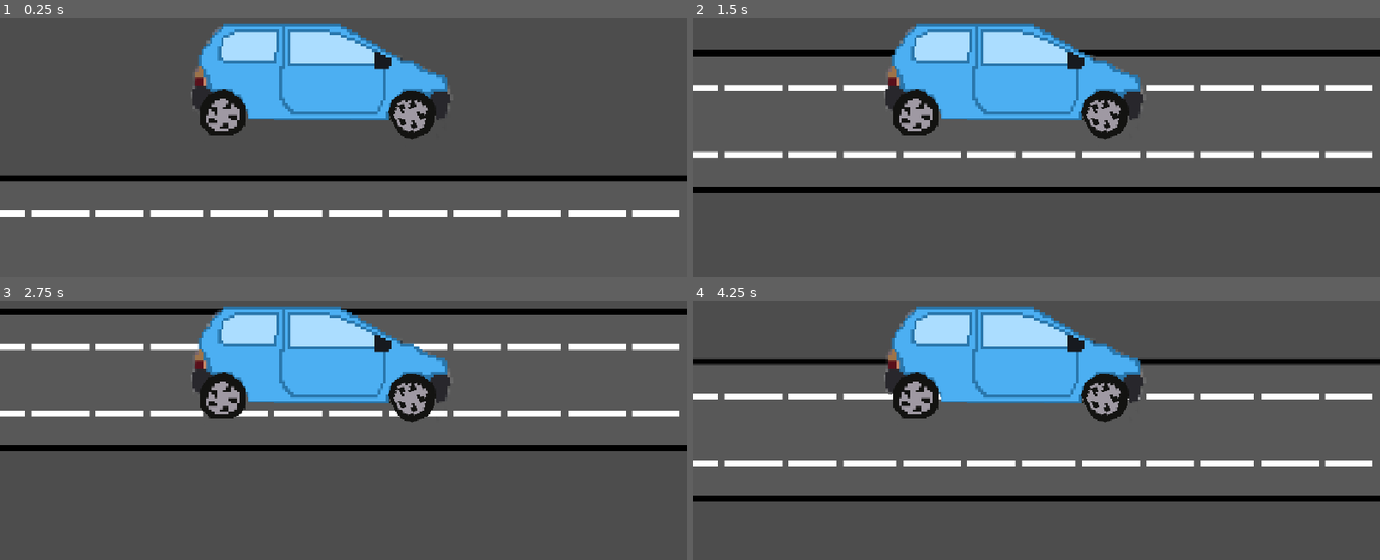
Above: before the commit, frames 1-4 (two rows, left to right).
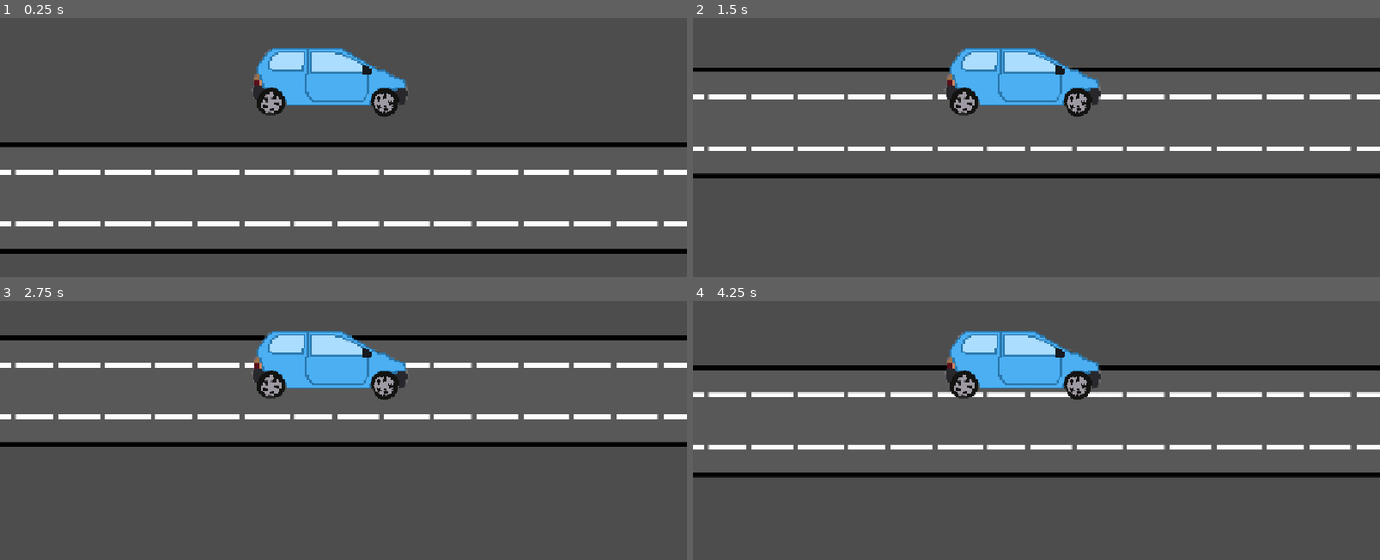
Above: after the commit, the same moments.

Repository: argentiniandrinkcoaster/haven-bounce-back
Game: Godot game, scene res://main.tscn
Two runs of this game, one before a commit and one after it. Both use one fixed random seed, a clock stepped at 60 frames per second and the inputs below.
Inputs:
- Up to frame 1 (0.25 s): no input
- Up to frame 2 (1.5 s): hold D (right) from 0.53 s (still down); tap Space (jump) at 0.77 s
- Up to frame 3 (2.75 s): tap Space (jump) at 1.52 s; tap Enter at 2 s; release D (right) at 2.03 s; hold A (left) from 2.03 s (still down)
- Up to frame 4 (4.25 s): tap Space (jump) at 2.75, 3.02, 3.77 s; release A (left) at 2.78 s; hold D (right) from 2.78 s (still down)

The runs differ from the first frame. In frame 1, 23% of the frame differs, in the area x 0-100%, y 1-92%; in frame 2, 24%, in the area x 0-100%, y 1-68%; in frame 3, 22%; in frame 4, 22%.

Commit message:
quality dollity of lifeity featureys

Diff:
--- a/level.gd
+++ b/level.gd
@@ -2,7 +2,7 @@
 
 const TILE_PATH := "res://art/highway-block.png"   # your PNG
 const GROUND_Y := 400.0                   # y of the top surface of the ground
-const GROUND_SCALE := 1.0                 # scale of the ground image
+const GROUND_SCALE := 1.3                 # scale of the ground image
 const STRIP_TILES := 40                   # keep this even
 const SPAWN_HEIGHT := 150.0               # how far above the ground the player starts
 const HITBOX_OFFSET := 220.0   # px to move the ground hitbox down (negative = up)
--- a/main.tscn
+++ b/main.tscn
@@ -10,11 +10,11 @@
 
 const JUMP_VELOCITY = -400.0
 
-const ENGINE_ACCEL = 600.0   # px/s² at 100% throttle
-const DRAG = 0.0024          # air drag, sets top speed (~500 px/s at full throttle)
-const ROLL_RESIST = 40.0     # px/s² constant friction, so the car coasts to a stop
+const ENGINE_ACCEL = 60000.0   # px/s² at 100% throttle
+const DRAG = 0.0124          # air drag, sets top speed (~500 px/s at full throttle)
+const ROLL_RESIST = 120.0     # px/s² constant friction, so the car coasts to a stop
 const BRAKE_FORCE = 900.0    # px/s² when you press against your motion
-const THROTTLE_RATE = 0.6    # how fast the throttle moves per second (0.6 = 1.7s from 0 to 100%)
+const THROTTLE_RATE = 0.3    # how fast the throttle moves per second (0.6 = 1.7s from 0 to 100%)
 
 var throttle := 0.0          # 0.0 to 1.0
 var drive_dir := 1.0         # which way the engine pushes
@@ -84,6 +84,7 @@
 [node name="Camera2D" type="Camera2D" parent="CharacterBody2D" unique_id=840227223]
 offset = Vector2(50, 0)
 ignore_rotation = false
+zoom = Vector2(0.6, 0.6)
 drag_horizontal_enabled = true
 
 [node name="FrontWheel" type="Sprite2D" parent="CharacterBody2D" unique_id=389706273]
